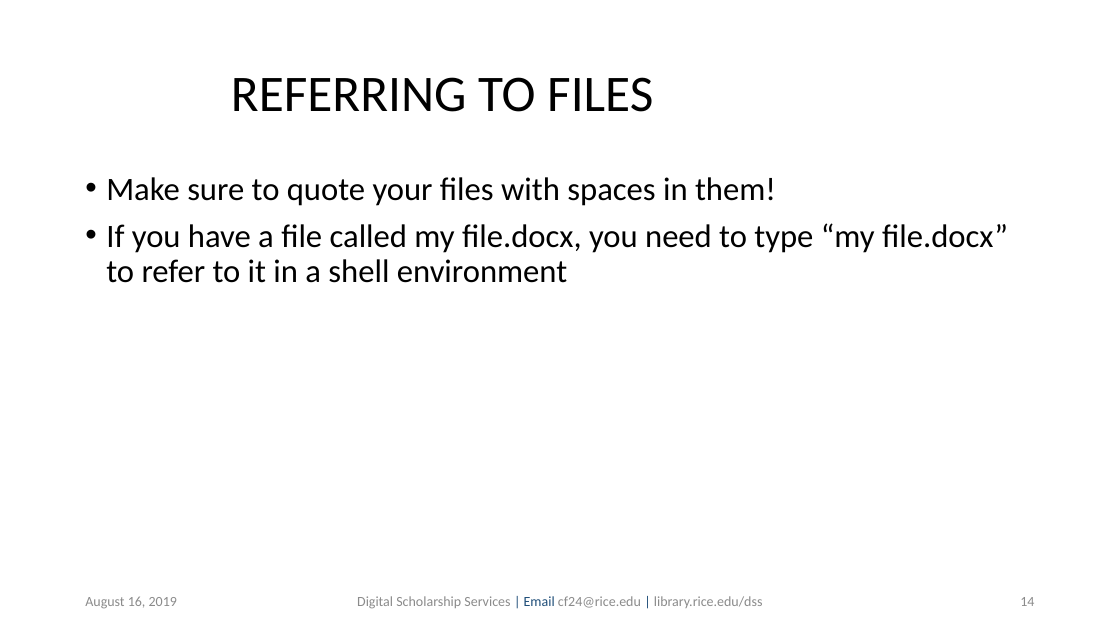
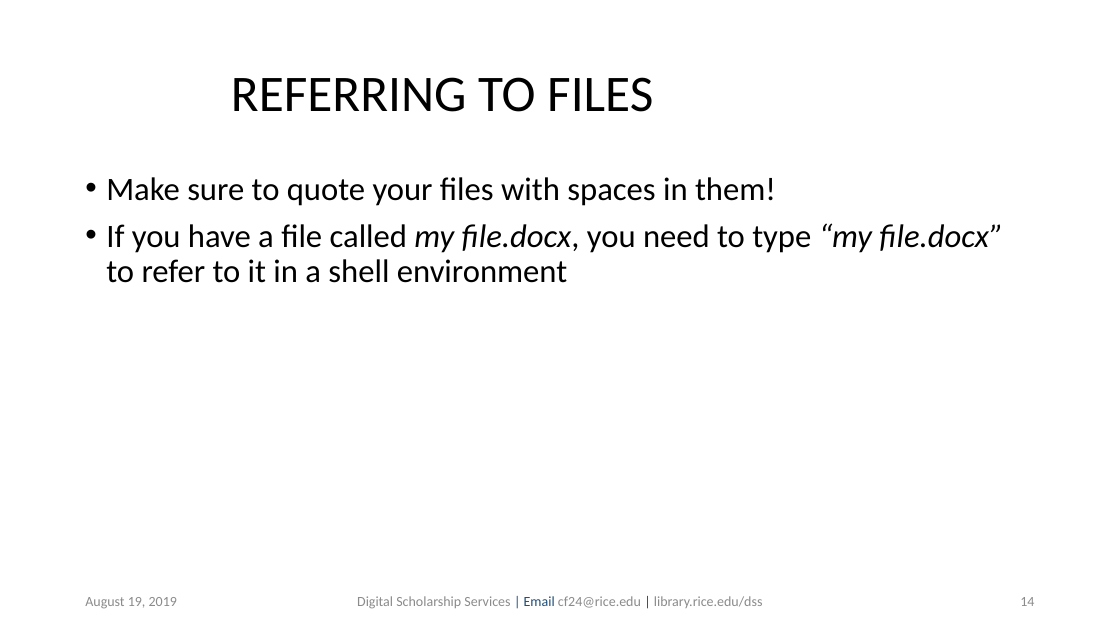
Before and after one commit to bakitybacon/rice-data-and-donuts, a slide deck: slide 14 of bash/Introduction to Bash.pptx. Drawn at 1120x630 pixels with LibreOffice and Linux fonts; fonts in the diff are those of the drawing; background and template pictures are left out. Boxes give left, top, right and bottom in pixels: in the first picture for what was removed or moved away, otherwise in the second. Text is boxed around its words. In the diff, an @@ line names an element or a change of style, - is before the commit and + after.

```diff
--- a/bash/Introduction to Bash.pptx
+++ b/bash/Introduction to Bash.pptx
@@ text at [106, 223, 1003, 283]: italic on in "my file.docx, “my file.docx”" @@
@@ text at [85, 597, 177, 609]: text changed @@
-August 16, 2019
+August 19, 2019
```
Also in this commit, not shown: 45 other slides changed, 1 slide added.
